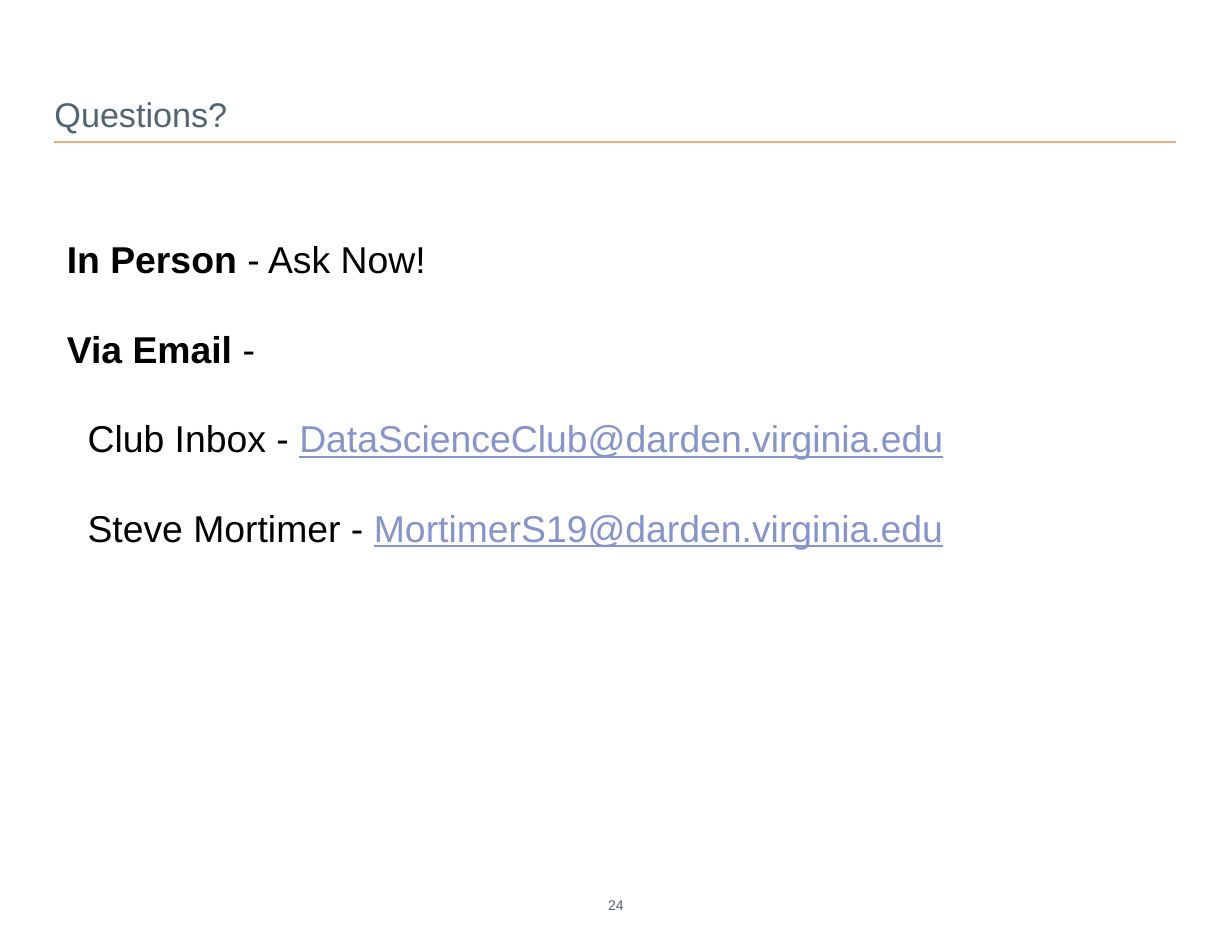
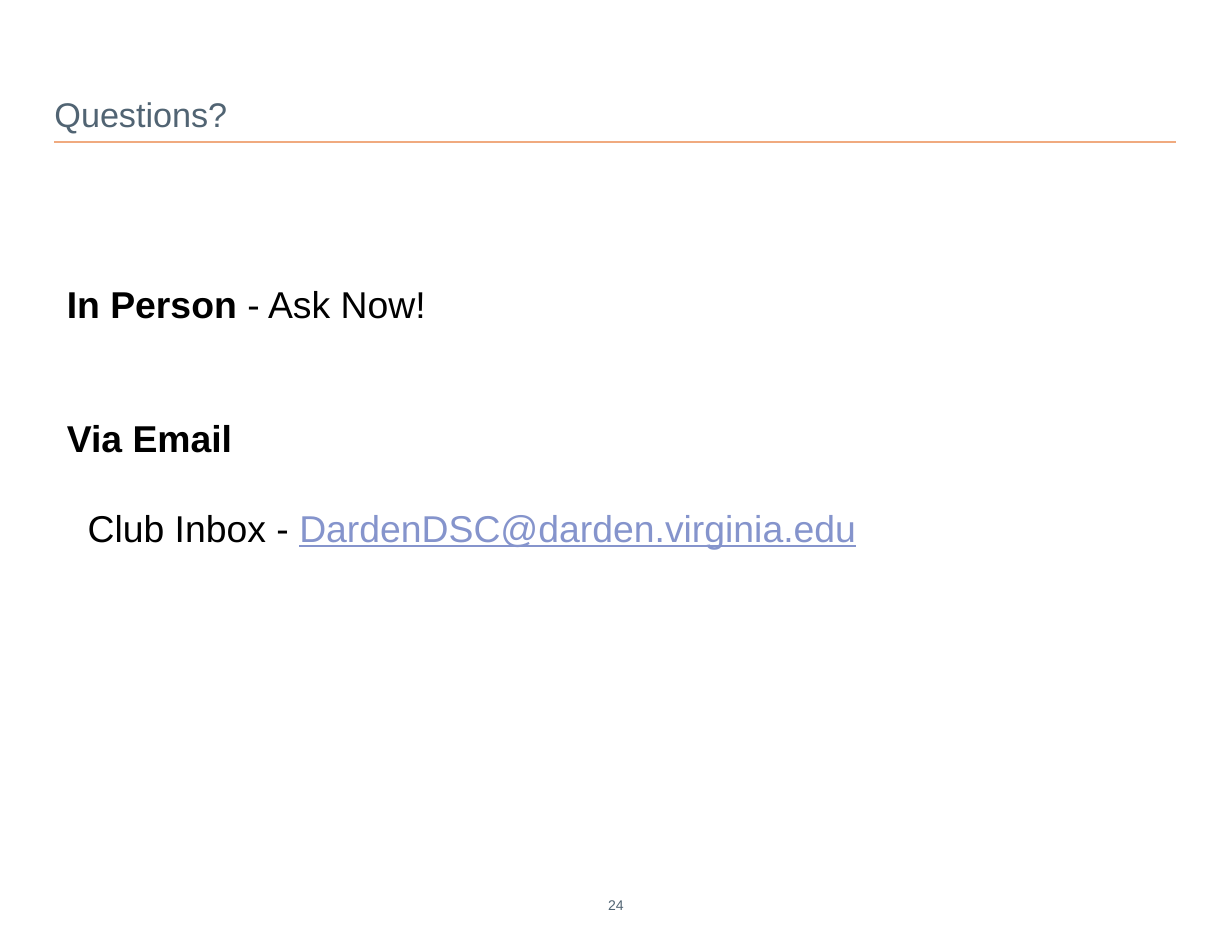
Before and after one commit to DardenDSC/club-resources, a slide deck: slide 24 of presentations/sql-for-data-science/sql-for-data-science.pptx. Drawn at 1232x952 pixels with LibreOffice and Linux fonts; fonts in the diff are those of the drawing; background and template pictures are left out. Boxes give left, top, right and bottom in pixels: in the first picture for what was removed or moved away, otherwise in the second. Text is boxed around its words. In the diff, an @@ line names an element or a change of style, - is before the commit and + after.

```diff
--- a/presentations/sql-for-data-science/sql-for-data-science.pptx
+++ b/presentations/sql-for-data-science/sql-for-data-science.pptx
@@ text at [67, 425, 856, 550]: text changed @@
-Via Email -
-Club Inbox - DataScienceClub@darden.virginia.edu
-Steve Mortimer - MortimerS19@darden.virginia.edu
+Via Email
+Club Inbox - DardenDSC@darden.virginia.edu
```
Also in this commit, not shown: 2 other slides changed, 1 other file.
